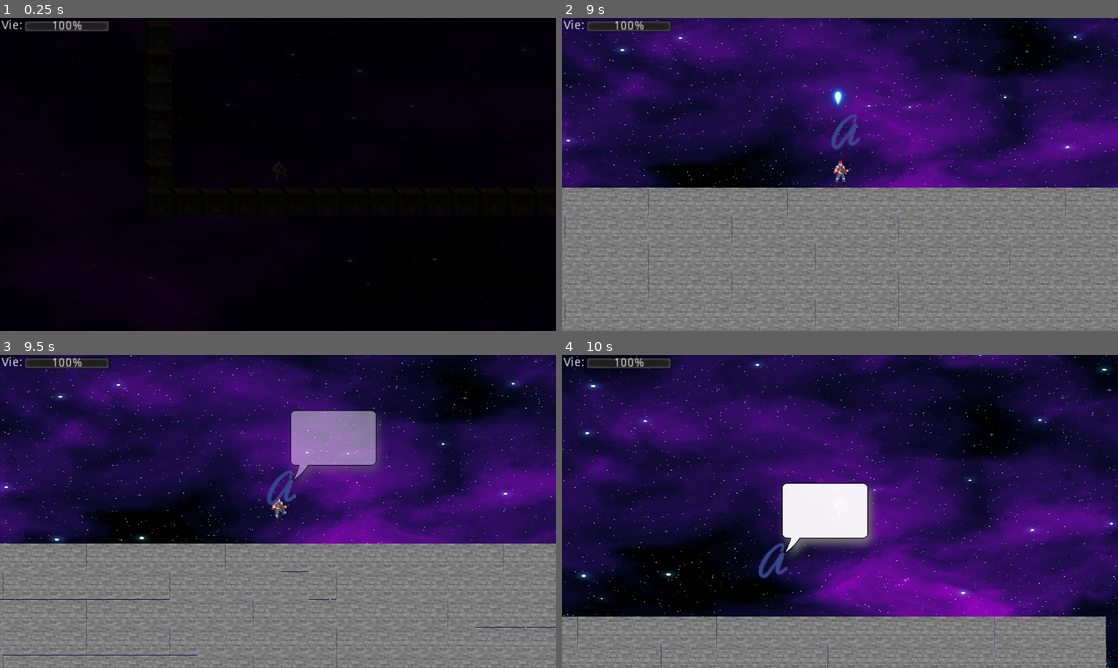
Above: before the commit, frames 1-4 (two rows, left to right).
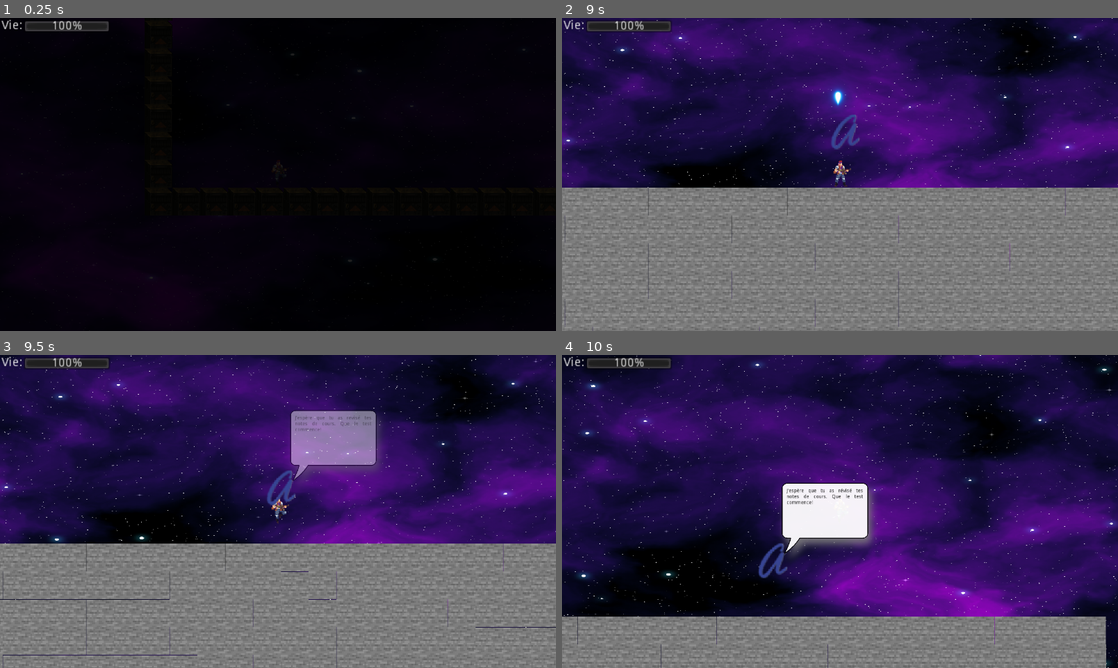
Above: after the commit, the same moments.

Repository: RedYou1/GoBros
Game: Godot game, scene res://Scenes/BossLevel.tscn
The game is run twice, just before and just after one commit, with the same random seed, the same clock (stepped at 60 frames per second) and the same inputs. Sound files missing from this copy of the repository are replaced by a short silence.
Inputs:
- Up to frame 1 (0.25 s): no input
- Up to frame 2 (9 s): hold D (DROIT) 0.53-1.28 s; hold W (HAUT) 0.53-2.03 s; tap Space (SAUT) at 0.77, 1.52, 3.02, 3.77, 4.52, 6.02, 6.77, 7.52 s; tap P (TIRER) every 1.5 s from 1.35 to 8.85 s; hold A (GAUCHE) 2.03-2.78 s; hold D (DROIT) 2.03-2.78 s; hold W (HAUT) 2.78-4.28 s; hold D (DROIT) 3.53-4.28 s; hold S (BAS) 4.28-5.03 s; hold W (HAUT) 5.03-5.78 s; hold D (DROIT) 5.03-5.78 s; hold A (GAUCHE) 5.78-7.28 s; hold D (DROIT) 6.53-7.28 s; hold W (HAUT) from 7.28 s (still down); hold D (DROIT) 8.03-8.78 s
- Up to frame 3 (9.5 s): keep holding W (HAUT); tap Space (SAUT) at 9.02 s
- Up to frame 4 (10 s): release W (HAUT) at 9.53 s; hold S (BAS) from 9.53 s (still down); hold D (DROIT) from 9.53 s (still down); tap Space (SAUT) at 9.77 s

Frames 1-2 are identical in both runs. In frame 3, less than 0.1% of the frame differs, in the area x 53-67%, y 19-25%; in frame 4, 0.2%, in the area x 40-55%, y 42-48%.

Commit message:
Vie apical maintenant à 200. J'arrive à la batre juste, à faire tester par d'autres.

Diff:
--- a/Scenes/Apical.tscn
+++ b/Scenes/Apical.tscn
@@ -29,7 +29,7 @@
 collision_layer = 2
 script = ExtResource( 2 )
 GRAVITY = 0.0
-vie_max = 150
+vie_max = 200
 distance_despawn = 100000
 temps_tir = 0.3
 vitesse_ennemi = 10.0
@@ -65,7 +65,6 @@
 z_index = 10
 
 [node name="Message" type="Label" parent="Bulle/Node2D" index="0"]
-visible = false
 modulate = Color( 0, 0, 0, 1 )
 anchor_left = 0.5
 anchor_top = 0.5
